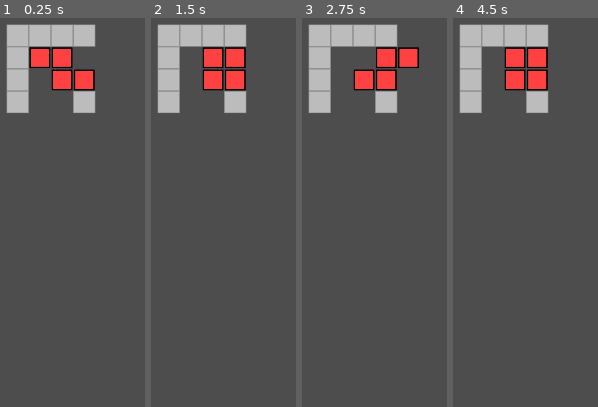
Above: before the commit, frames 1-4 (left to right).
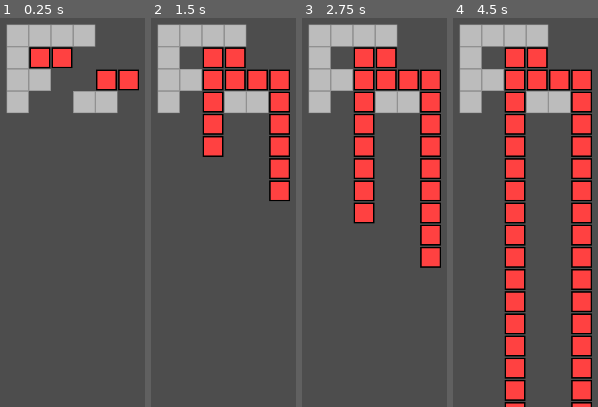
Above: after the commit, the same moments.

Repository: LightPotatoDev/BalloonGaem
Game: Godot game, scene res://scenes/Main.tscn
Two runs of this game, one before a commit and one after it. Both use one fixed random seed, a clock stepped at 60 frames per second and the inputs below.
Inputs:
- Up to frame 1 (0.25 s): no input
- Up to frame 2 (1.5 s): tap Enter (ui_accept) at 0.5, 0.6, 0.77, 1.07, 1.35 s; hold Right (ui_right) 0.53-1.28 s; hold Down (ui_down) from 1.28 s (still down)
- Up to frame 3 (2.75 s): tap Enter (ui_accept) at 1.52, 1.82, 2.1 s; release Down (ui_down) at 2.03 s; hold Right (ui_right) from 2.03 s (still down)
- Up to frame 4 (4.5 s): tap Enter (ui_accept) at 2.75, 2.85, 3.02, 3.32, 3.5, 3.6, 3.77, 4.07, 4.35 s; release Right (ui_right) at 2.78 s; hold Up (ui_up) 2.78-3.53 s; hold Left (ui_left) from 3.53 s (still down)

The runs differ from the first frame. In frame 1, 4.9% of the frame differs, in the area x 20-96%, y 13-25%; in frame 2, 9.6%; in frame 3, 16%; in frame 4, 26%, in the area x 20-96%, y 13-100%.

Commit message:
basic scaling

Diff:
--- a/scenes/Main.tscn
+++ b/scenes/Main.tscn
@@ -12,9 +12,9 @@
 is_player = true
 
 [node name="PlayerBalloon2" parent="GameManager" instance=ExtResource("1_i0xqu")]
-position = Vector2(176, 176)
+position = Vector2(240, 176)
 
 [node name="Terrain" type="TileMap" parent="GameManager" groups=["wall"]]
 tile_set = ExtResource("2_we40a")
 format = 2
-layer_0/tile_data = PackedInt32Array(196611, 0, 0, 262147, 0, 0, 327683, 0, 0, 393219, 0, 0, 196612, 0, 0, 196613, 0, 0, 196614, 0, 0, 393222, 0, 0)
+layer_0/tile_data = PackedInt32Array(196611, 0, 0, 262147, 0, 0, 327683, 0, 0, 393219, 0, 0, 196612, 0, 0, 196613, 0, 0, 196614, 0, 0, 393222, 0, 0, 327684, 0, 0, 393223, 0, 0)
--- a/scenes/objects/Balloon.gd
+++ b/scenes/objects/Balloon.gd
@@ -1,41 +1,28 @@
 extends Pushable
 class_name Balloon
 
-@export var is_player:bool = false
 const BALLOON_COL = preload("res://scenes/objects/BalloonCollision.tscn")
 
-func get_input():
-	const INPUTS = {"ui_left":Vector2.LEFT,
-					"ui_right":Vector2.RIGHT,
-					"ui_up":Vector2.UP,
-					"ui_down":Vector2.DOWN}
-	for key in INPUTS.keys():
-		if Input.is_action_just_pressed(key):
-			move(INPUTS[key], check_move_collision(INPUTS[key]))
+func _ready():
+	super._ready()
 
-func check_scale_collision(dir:Vector2):
-	var cols = []
-	for child in child_colliders:
-		cols.append(child.check_collision(dir))
+func _physics_process(delta):
+	super._physics_process(delta)
+	if Input.is_action_just_pressed("ui_accept"):
+		scale_balloon(Vector2.DOWN)
 
-	var movable:bool = true
-	for col in cols:
-		if movable == false:
-			things_to_move = {}
-			break
-		if col == null:
-			continue
+func scale_balloon(dir:Vector2):
+	var pos_to_add = []
+	for child in child_colliders.values():
+		if child.check_collision(dir) == null and (child.position+dir*32) not in child_colliders:
+			pos_to_add.append(child.position + dir * 32)
 
-		var group = col.get_groups()[0]
-		if group == "wall":
-			movable = false
-		if group == "balloon" and col.get_parent() != self:
-			movable = col.get_parent().check_move_collision(dir)
-			if movable:
-				things_to_move[col.get_parent()] = null
+	print(pos_to_add)
+	for pos in pos_to_add:
+		add_balloon_child(pos)
 
-	return movable
-
-func _physics_process(_delta):
-	if is_player:
-		get_input()
+func add_balloon_child(pos:Vector2):
+	var bal_col = BALLOON_COL.instantiate()
+	bal_col.position = pos
+	child_colliders[pos] = bal_col
+	add_child(bal_col)
--- a/scenes/objects/BalloonCollision.tscn
+++ b/scenes/objects/BalloonCollision.tscn
@@ -9,6 +9,7 @@
 script = ExtResource("1_vthij")
 
 [node name="RayCast2D" type="RayCast2D" parent="."]
+target_position = Vector2(0, 32)
 collision_mask = 15
 
 [node name="Sprite2D" type="Sprite2D" parent="."]
--- a/scenes/objects/Pushable.gd
+++ b/scenes/objects/Pushable.gd
@@ -1,15 +1,27 @@
 extends Node2D
 class_name Pushable
 
-var child_colliders = []
+var child_colliders = {}
 var things_to_move = {}
 
+@export var is_player:bool = false
+
+func get_input():
+	const INPUTS = {"ui_left":Vector2.LEFT,
+					"ui_right":Vector2.RIGHT,
+					"ui_up":Vector2.UP,
+					"ui_down":Vector2.DOWN}
+	for key in INPUTS.keys():
+		if Input.is_action_just_pressed(key):
+			move(INPUTS[key], check_move_collision(INPUTS[key]))
+
 func _ready():
-	child_colliders = get_children()
+	for child in get_children():
+		child_colliders[child.position] = child
 
 func check_move_collision(dir:Vector2) -> bool:
 	var cols = []
-	for child in child_colliders:
+	for child in child_colliders.values():
 		cols.append(child.check_collision(dir))
 
 	var movable:bool = true
@@ -39,3 +51,7 @@
 	else:
 		pass
 		#add 'not moving' animation
+
+func _physics_process(_delta):
+	if is_player:
+		get_input()
